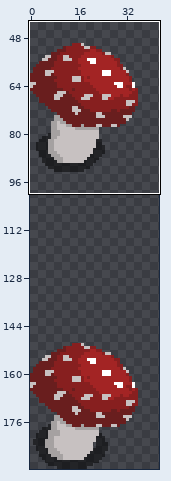
One commit to this sprite sheet: android/assets/power_mushroom.png. The picture above shows the old version from afar; the outline marks the close-up.
Close-up. The starting point:
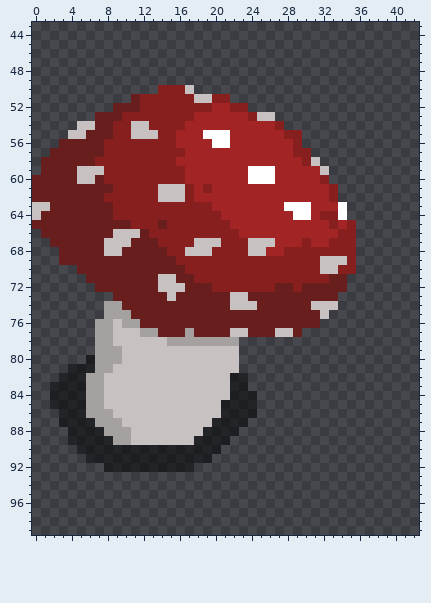
The file is 96x192 pixels. Shown: x 0..42, y 43..99. The old version is drawn lined up with the new one. The wide view leaves out empty margins.
The result:
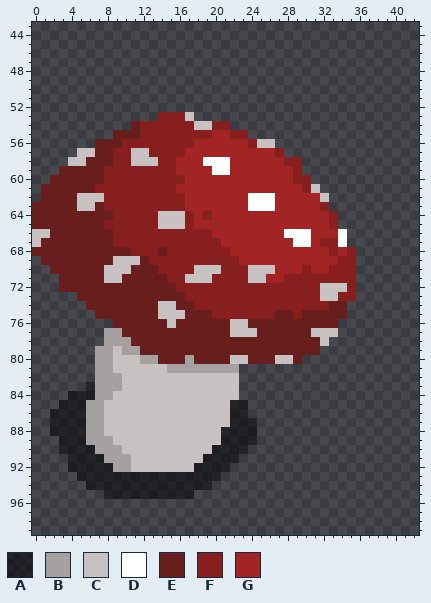
Palette (. is transparent): A #00000080  B #a5a1a1  C #c7c1c1  D #ffffff  E #691e1e  F #871f1f  G #a32424
Change:
whole drawing moved by -33,+25 (the old picture is shown already moved)
Changed rows in their new state; - is an unchanged pixel.
first column x 0:
 50 --------------....------------------
 51 -----------...........--------------
 52 ---------...............------------
 53 -------.......---C.........---------
 54 -----......EF----FCCFF......--------
 55 ----.....EEEFF--FFFFGGFF......------
 56 ---....-EE------FF--GG--FCC...------
 57 --...CC-E--CC--------------F...-----
 58 -...CC-EE--CCC-----DDD------FF..----
 59 -..--EEE--------G---DD--GGG--F...---
 60 ..---EE-----------------GGG--FF..---
 61 .------FF-----FFGG-G----------FC..--
 62 .----CCC------FFFG------DDD-----C.--
 63 EE---CC-F--------GGG----DDD-GGG-F..-
 64 E-------------CCC-G-G--------GG-G-.-
 65 --------FFF---CCC-GGGG------------..
 66 CC-------FFFF-------GGG-----DDD---D.
 67 CE------EFFFFF----FFFGGGGGG--DD-F-D.
 68 EEE-----EE-FFF---FFF--GGGG--GGGGG-G-
 69 -EE------CCC-FFF-------GGGGGGGGGGGF-
 70 --EEE---CCC---FFF-CCC---CCCGGG-GGF--
 71 ---EEE--CC----EFFCCC----CCGG-----FFF
 72 ---EEEE-------EEFFFF-------FF-FFCCCF
 73 -----EEEE------E-FFFFFFFFFFFFFFFCCFF
 74 ------EEEE----CC--FFFFFFFFFFFFFFFEE-
 75 -------EEEE---CCC---FFFFFFF--F--EEE-
 76 -------..EEE---C------CC--------EE--
 77 -------.-BEEEE---E------C--EE-ECCC--
 78 -------.-BBEEEEEEEEEEEEEEEEEEEEEC---
 79 ---------CBBEEEEEEEEEEEEEEEEEEEE----
 80 ------.--C--BBEEEBEEEE-CEEECCE------
 81 ----...--------BBBBBBBB-------------
 82 ---....-BB------------C.------------
 83 --....A-BB------------C.------------
 84 --..--A-B-------------C..-----------
 85 --.------------------C--.-----------
 86 --A-----C------------C--.-----------
 87 --A---B-CC----------CC--A-----------
 88 --AA--BBCCC--------CC--AA-----------
 89 ---A--BBBCC-------CCC-AAA-----------
 90 ---AA--BBBCCCCCCCCCC-AAA------------
 91 ----AA--BBBCCCCCCCC-AAA-------------
 92 ----AAAA-BBCCCCCCCAAAA--------------
 93 -----AAAAAAAAAAAAAAAA---------------
 94 ------AAAAAAAAAAAAAA----------------
 95 --------AAAAAAAAAA------------------
Boxes around the changes in both close-ups, in picture pixels (x1, y1, x2, y2):
changed: (32, 85, 356, 499)
